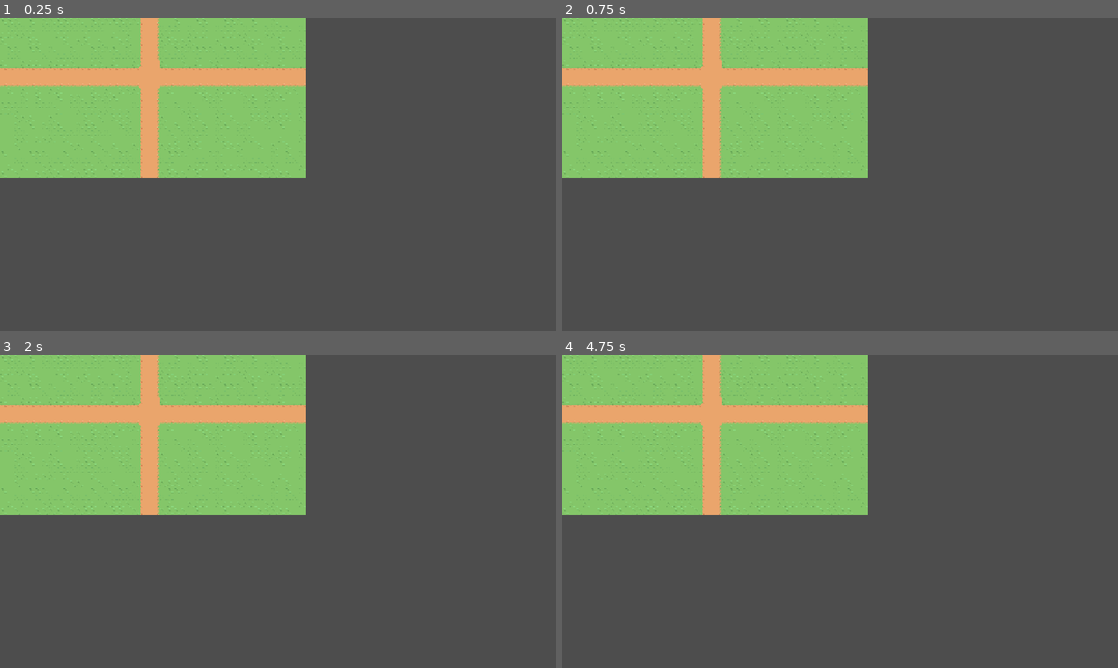
Above: before the commit, frames 1-4 (two rows, left to right).
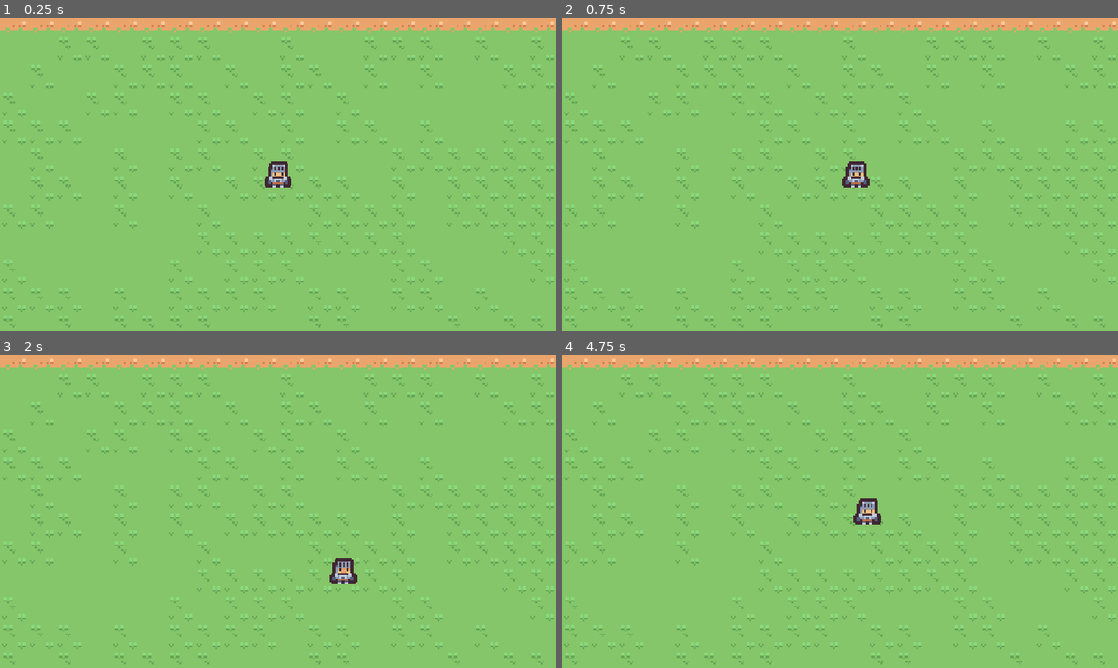
Above: after the commit, the same moments.

Repository: myles-rockland/action-rpg
Game: Godot game, scene res://Scenes/overworld.tscn
Same seed, same stepped clock (60 frames per second), same inputs: the game is played once before the commit and once after it.
Inputs (mouse positions are in pixels of both pictures, inside the frame that each line leads up to):
- Up to frame 1 (0.25 s): no input
- Up to frame 2 (0.75 s): tap Enter at 0.5 s; move the mouse to (962, 158) at 0.52 s; hold D (move_right, bound only after the commit) from 0.53 s (still down)
- Up to frame 3 (2 s): move the mouse to (166, 527) at 1.27 s; release D (move_right, bound only after the commit) at 1.28 s; hold S (move_down, bound only after the commit) from 1.28 s (still down)
- Up to frame 4 (4.75 s): move the mouse to (895, 442) at 2.02 s; release S (move_down, bound only after the commit) at 2.03 s; hold D (move_right, bound only after the commit) 2.03-2.78 s; move the mouse to (812, 574) at 2.77 s; hold W (move_up, bound only after the commit) 2.78-3.53 s; move the mouse to (1006, 558) at 3.52 s; hold A (move_left, bound only after the commit) from 3.53 s (still down); move the mouse to (673, 464) at 4.27 s

The runs differ from the first frame. In frame 1, 80% of the frame differs, in the area x 0-100%, y 0-100%; in frame 2, 80%; in frame 3, 79%; in frame 4, 79%.

Commit message:
Setup basic character controller

Diff:
--- a/Scenes/overworld.tscn
+++ b/Scenes/overworld.tscn
@@ -1,9 +1,28 @@
 [gd_scene format=4 uid="uid://wivh28hged5x"]
 
 [ext_resource type="TileSet" uid="uid://dng2w21h2g23u" path="res://Sprites/Tile Sets/overworld_tile_set.tres" id="1_l45s6"]
+[ext_resource type="Texture2D" uid="uid://d6eu6auofgw5" path="res://Sprites/Characters/Character_Knight.tres" id="2_6s5ae"]
+[ext_resource type="Script" uid="uid://kcu7xi5a0k5h" path="res://Scripts/Character/player.gd" id="2_i8gr5"]
+
+[sub_resource type="CapsuleShape2D" id="CapsuleShape2D_gvo7x"]
+radius = 6.0
+height = 15.0
 
 [node name="Root" type="Node2D" unique_id=580417392]
 
 [node name="OverworldTileMap" type="TileMapLayer" parent="." unique_id=1595020275]
 tile_map_data = PackedByteArray("AADW/+3/AAABAAAAAADW/+7/AAAAAAAAAADW/+//AAABAAAAAADW//D/AAAAAAAAAADW//H/AAAAAAAAAADW// …(57712 unchanged characters)…
 tile_set = ExtResource("1_l45s6")
+
+[node name="Player" type="CharacterBody2D" parent="." unique_id=845580365]
+script = ExtResource("2_i8gr5")
+move_speed = 50.0
+
+[node name="CharacterKnight" type="Sprite2D" parent="Player" unique_id=1921515096]
+texture = ExtResource("2_6s5ae")
+
+[node name="CollisionShape2D" type="CollisionShape2D" parent="Player" unique_id=668030420]
+shape = SubResource("CapsuleShape2D_gvo7x")
+
+[node name="Camera2D" type="Camera2D" parent="." unique_id=1726884056]
+zoom = Vector2(4, 4)
--- /dev/null
+++ b/Scripts/Character/player.gd
@@ -0,0 +1,8 @@
+class_name Player
+extends Character
+
+func _process(delta):
+	move_input = Input.get_vector("move_left", "move_right", "move_up", "move_down")
+
+	var mouse_pos : Vector2 = get_global_mouse_position()
+	look_direction = global_position.direction_to(mouse_pos)
--- a/project.godot
+++ b/project.godot
@@ -22,10 +22,56 @@
 window/stretch/mode="canvas_items"
 window/stretch/aspect="expand"
 
+[input]
+
+move_up={
+"deadzone": 0.2,
+"events": [Object(InputEventKey,"resource_local_to_scene":false,"resource_name":"","device":-1,"window_id":0,"alt_pressed":false,"shift_pressed":false,"ctrl_pressed":false,"meta_pressed":false,"pressed":false,"keycode":0,"physical_keycode":87,"key_label":0,"unicode":119,"location":0,"echo":false,"script":null)
+, Object(InputEventJoypadButton,"resource_local_to_scene":false,"resource_name":"","device":-1,"button_index":11,"pressure":0.0,"pressed":true,"script":null)
+, Object(InputEventJoypadMotion,"resource_local_to_scene":false,"resource_name":"","device":-1,"axis":1,"axis_value":-1.0,"script":null)
+]
+}
+move_down={
+"deadzone": 0.2,
+"events": [Object(InputEventKey,"resource_local_to_scene":false,"resource_name":"","device":-1,"window_id":0,"alt_pressed":false,"shift_pressed":false,"ctrl_pressed":false,"meta_pressed":false,"pressed":false,"keycode":0,"physical_keycode":83,"key_label":0,"unicode":115,"location":0,"echo":false,"script":null)
+, Object(InputEventJoypadButton,"resource_local_to_scene":false,"resource_name":"","device":-1,"button_index":12,"pressure":0.0,"pressed":true,"script":null)
+, Object(InputEventJoypadMotion,"resource_local_to_scene":false,"resource_name":"","device":-1,"axis":1,"axis_value":1.0,"script":null)
+]
+}
+move_left={
+"deadzone": 0.2,
+"events": [Object(InputEventKey,"resource_local_to_scene":false,"resource_name":"","device":-1,"window_id":0,"alt_pressed":false,"shift_pressed":false,"ctrl_pressed":false,"meta_pressed":false,"pressed":false,"keycode":0,"physical_keycode":65,"key_label":0,"unicode":97,"location":0,"echo":false,"script":null)
+, Object(InputEventJoypadButton,"resource_local_to_scene":false,"resource_name":"","device":-1,"button_index":13,"pressure":0.0,"pressed":true,"script":null)
+, Object(InputEventJoypadMotion,"resource_local_to_scene":false,"resource_name":"","device":-1,"axis":0,"axis_value":-1.0,"script":null)
+]
+}
+move_right={
+"deadzone": 0.2,
+"events": [Object(InputEventKey,"resource_local_to_scene":false,"resource_name":"","device":-1,"window_id":0,"alt_pressed":false,"shift_pressed":false,"ctrl_pressed":false,"meta_pressed":false,"pressed":false,"keycode":0,"physical_keycode":68,"key_label":0,"unicode":100,"location":0,"echo":false,"script":null)
+, Object(InputEventJoypadButton,"resource_local_to_scene":false,"resource_name":"","device":-1,"button_index":14,"pressure":0.0,"pressed":true,"script":null)
+, Object(InputEventJoypadMotion,"resource_local_to_scene":false,"resource_name":"","device":-1,"axis":0,"axis_value":1.0,"script":null)
+]
+}
+attack={
+"deadzone": 0.2,
+"events": [Object(InputEventMouseButton,"resource_local_to_scene":false,"resource_name":"","device":-1,"window_id":0,"alt_pressed":false,"shift_pressed":false,"ctrl_pressed":false,"meta_pressed":false,"button_mask":0,"position":Vector2(0, 0),"global_position":Vector2(0, 0),"factor":1.0,"button_index":1,"canceled":false,"pressed":false,"double_click":false,"script":null)
+, Object(InputEventJoypadButton,"resource_local_to_scene":false,"resource_name":"","device":-1,"button_index":2,"pressure":0.0,"pressed":true,"script":null)
+, Object(InputEventJoypadMotion,"resource_local_to_scene":false,"resource_name":"","device":-1,"axis":5,"axis_value":1.0,"script":null)
+]
+}
+block={
+"deadzone": 0.2,
+"events": [Object(InputEventMouseButton,"resource_local_to_scene":false,"resource_name":"","device":-1,"window_id":0,"alt_pressed":false,"shift_pressed":false,"ctrl_pressed":false,"meta_pressed":false,"button_mask":0,"position":Vector2(0, 0),"global_position":Vector2(0, 0),"factor":1.0,"button_index":2,"canceled":false,"pressed":false,"double_click":false,"script":null)
+, Object(InputEventJoypadButton,"resource_local_to_scene":false,"resource_name":"","device":-1,"button_index":0,"pressure":0.0,"pressed":true,"script":null)
+, Object(InputEventJoypadMotion,"resource_local_to_scene":false,"resource_name":"","device":-1,"axis":4,"axis_value":1.0,"script":null)
+]
+}
+
 [physics]
 
 3d/physics_engine="Jolt Physics"
 
 [rendering]
 
+textures/canvas_textures/default_texture_filter=0
 rendering_device/driver.windows="d3d12"
Not shown, added: Scripts/Character/player.gd.uid
